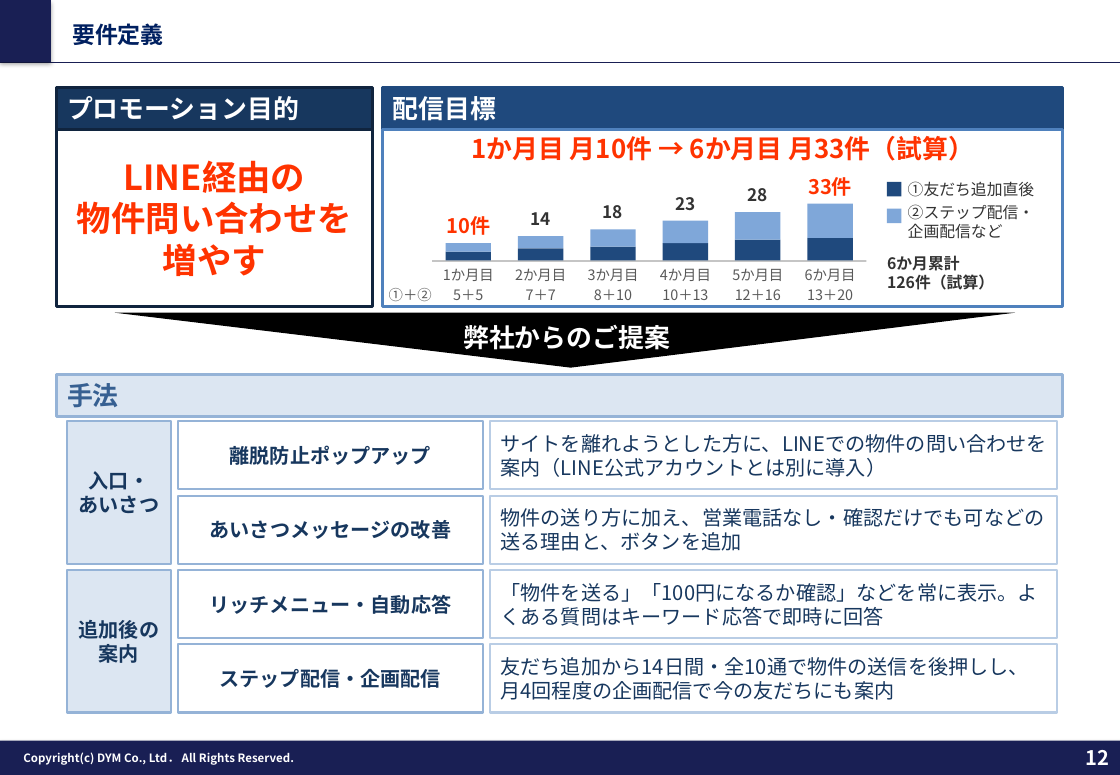
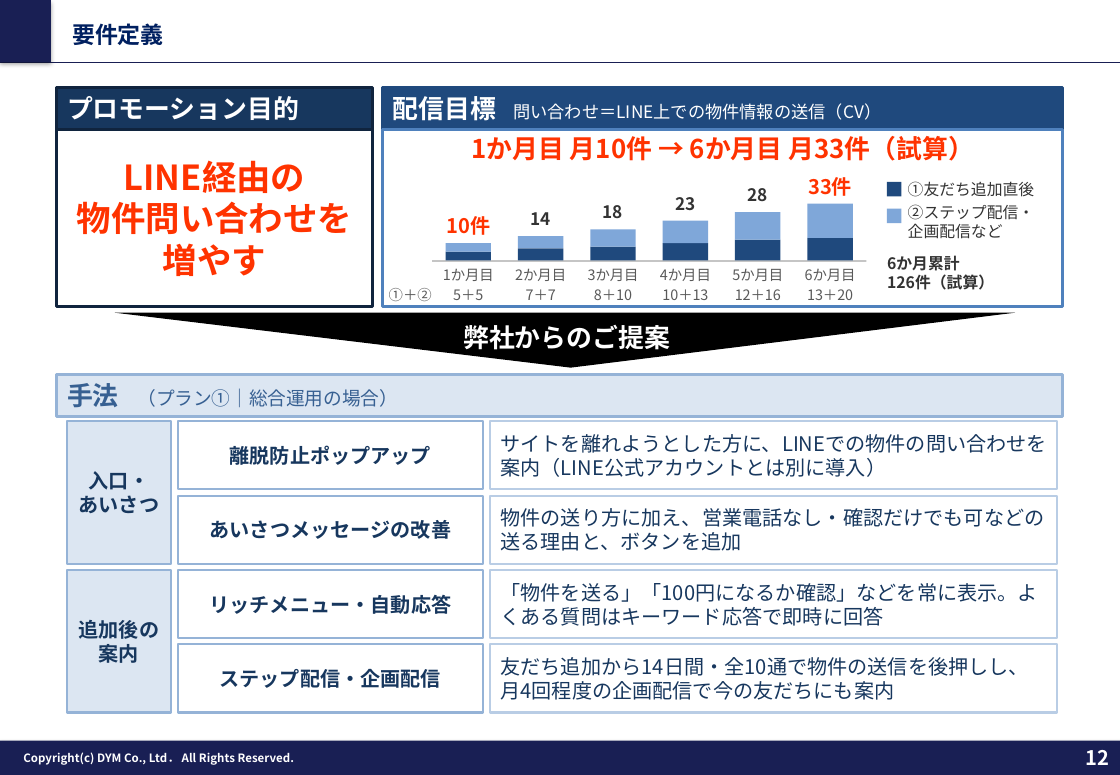
Before and after one commit to tonomura-r-dev/folder, a slide deck: slide 12 of 202610_株式会社あらうち御中_LINE公式アカウント運用のご提案_v8.pptx. Drawn at 1120x775 pixels with LibreOffice and Linux fonts; fonts in the diff are those of the drawing; background and template pictures are left out. Boxes give left, top, right and bottom in pixels: in the first picture for what was removed or moved away, otherwise in the second. Text is boxed around its words. In the diff, an @@ line names an element or a change of style, - is before the commit and + after.

```diff
--- a/202610_株式会社あらうち御中_LINE公式アカウント運用のご提案_v8.pptx
+++ b/202610_株式会社あらうち御中_LINE公式アカウント運用のご提案_v8.pptx
@@ text in rectangle at (393,96,881,121): text changed; size 18 to 12 pt; bold off @@
-配信目標
+配信目標 問い合わせ＝LINE上での物件情報の送信（CV）
@@ text in rectangle at (67,383,398,408): text changed; size 18 to 13 pt; bold off @@
-手法
+手法 （プラン①｜総合運用の場合）
```
Also in this commit, not shown: 8 other slides changed, 6 other files.
